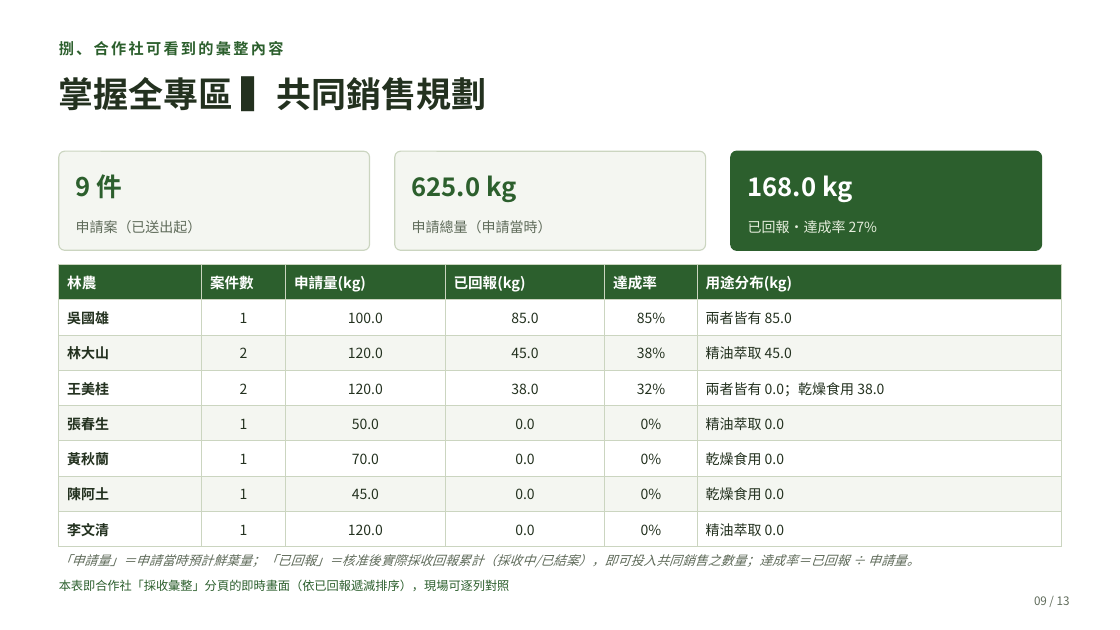
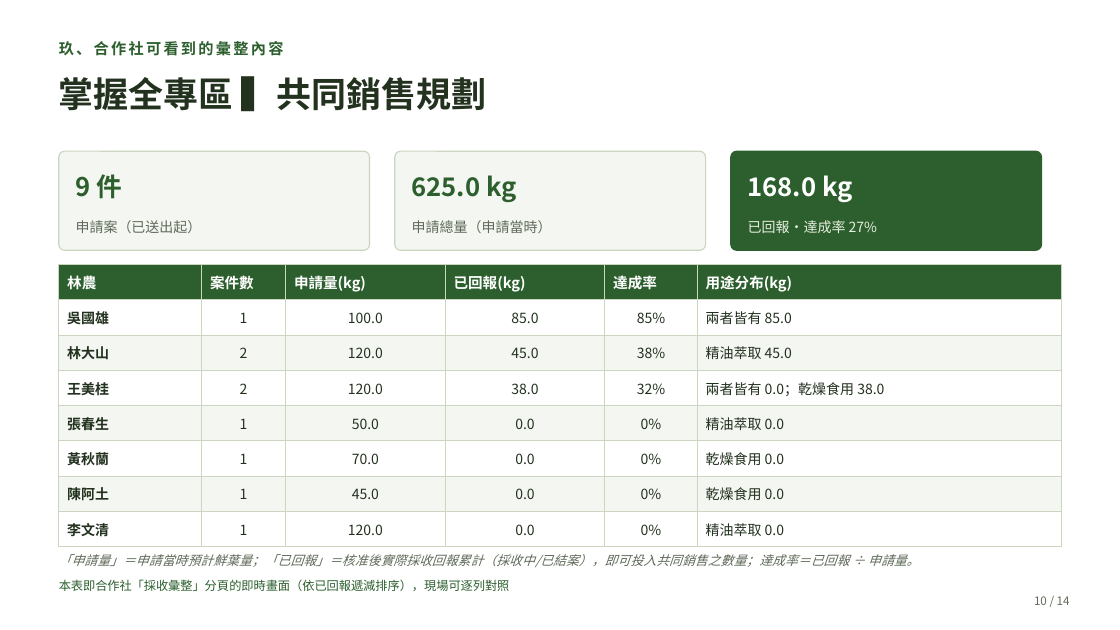
Before and after one commit to cct7366488-collab/2026-forestry-rs, a slide deck: slide 10 of reports/2026-05-mid-demo/05-土肉桂採收許可-520說明會簡報.pptx (slide 9 before the commit). Drawn at 1120x630 pixels with LibreOffice and Linux fonts; fonts in the diff are those of the drawing. Boxes give left, top, right and bottom in pixels: in the first picture for what was removed or moved away, otherwise in the second. Text is boxed around its words. In the diff, an @@ line names an element or a change of style, - is before the commit and + after.

```diff
--- a/reports/2026-05-mid-demo/05-土肉桂採收許可-520說明會簡報.pptx
+++ b/reports/2026-05-mid-demo/05-土肉桂採收許可-520說明會簡報.pptx
@@ text at <box>59,41,284,56</box>: text changed @@
-捌、合作社可看到的彙整內容
+玖、合作社可看到的彙整內容
@@ text at <box>1034,596,1070,605</box>: text changed @@
-09 / 13
+10 / 14
```
Also in this commit, not shown: 11 other slides changed, 1 slide added, 2 other files.
